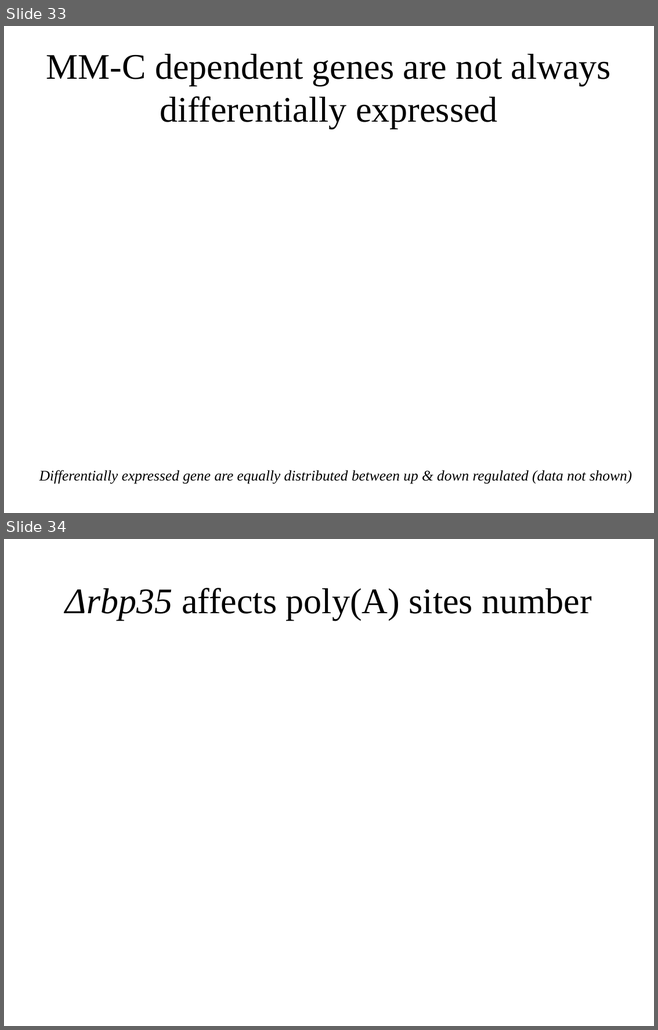
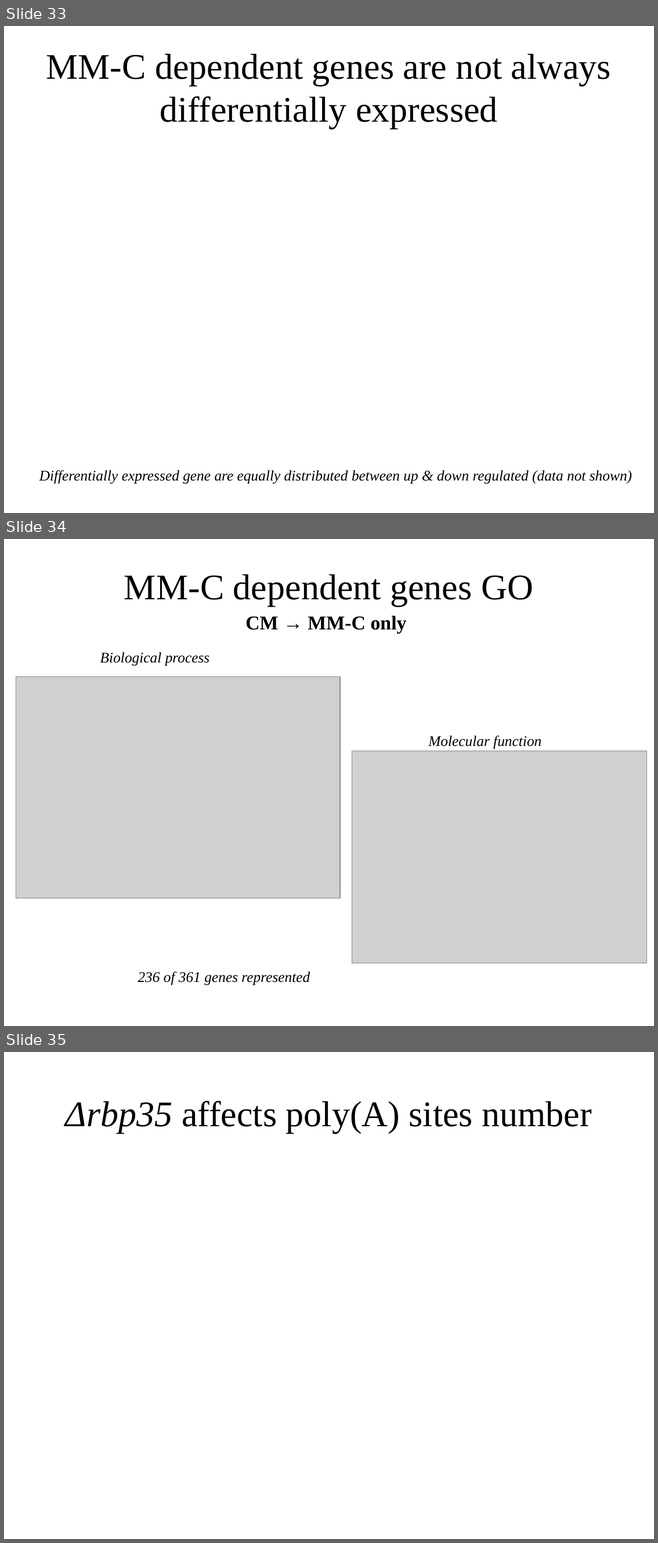
Before and after one commit to wilkinsonlab/m-oryzae-polya, a slide deck: doc/oryzae_presentation.odp. Shown one above the other, each under a label of ours: slides 33 and 34 before the commit, slides 33, 34 and 35 after it. The pictures are 658x1030 and 658x1543 pixels, drawn with LibreOffice and Linux fonts; fonts in the diff are those of the drawing; grey boxes stand for pictures. Boxes give left, top, right and bottom in pixels: in the first picture for what was removed or moved away, otherwise in the second. Text is boxed around its words. In the diff, an @@ line names an element or a change of style, - is before the commit and + after.

```diff
--- a/doc/oryzae_presentation.odp
+++ b/doc/oryzae_presentation.odp
@@ slide 34 added at (x1=4, y1=539, x2=654, y2=1026), background #FFFFFF @@
@@ title added at (x1=124, y1=574, x2=533, y2=634), 44 pt, text #000000 @@
+MM-C dependent genes GO
+CM → MM-C only
@@ text added at (x1=100, y1=652, x2=210, y2=666), 18 pt, text #000000, italic @@
+Biological process
@@ picture added at (x1=16, y1=676, x2=340, y2=899) @@
@@ text added at (x1=428, y1=736, x2=541, y2=750), 18 pt, text #000000, italic @@
+Molecular function
@@ picture added at (x1=352, y1=751, x2=647, y2=964) @@
@@ text added at (x1=138, y1=972, x2=310, y2=986), 18 pt, text #000000, italic @@
+236 of 361 genes represented
@@ what was slide 34 is now slide 35 @@
```
Also in this commit, not shown: 11 slides changed, 1 other slide added, 5 other files.
